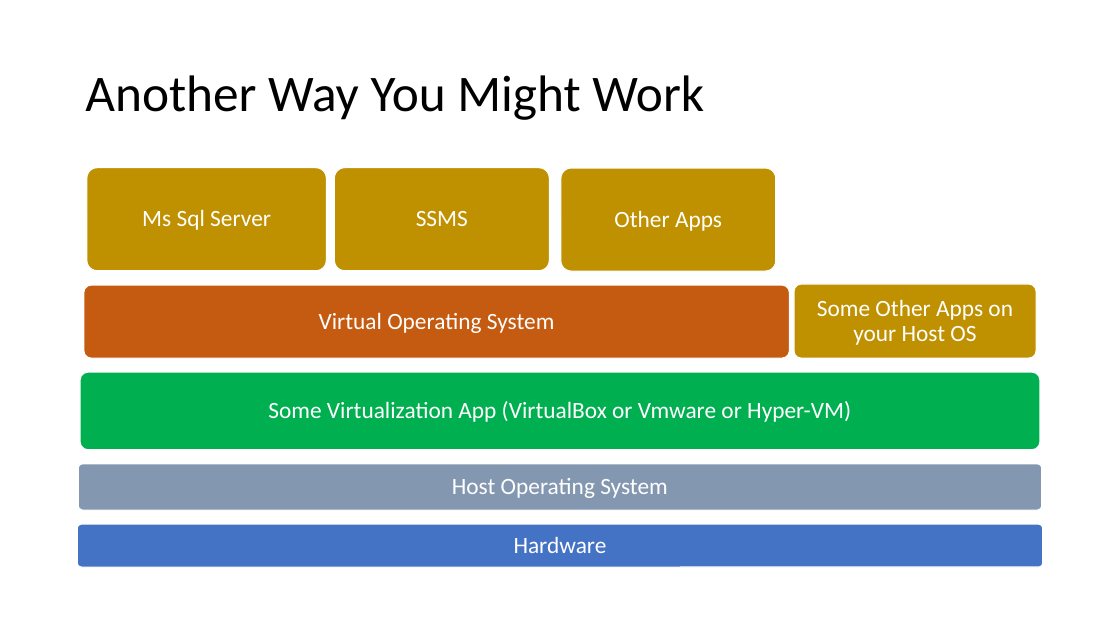
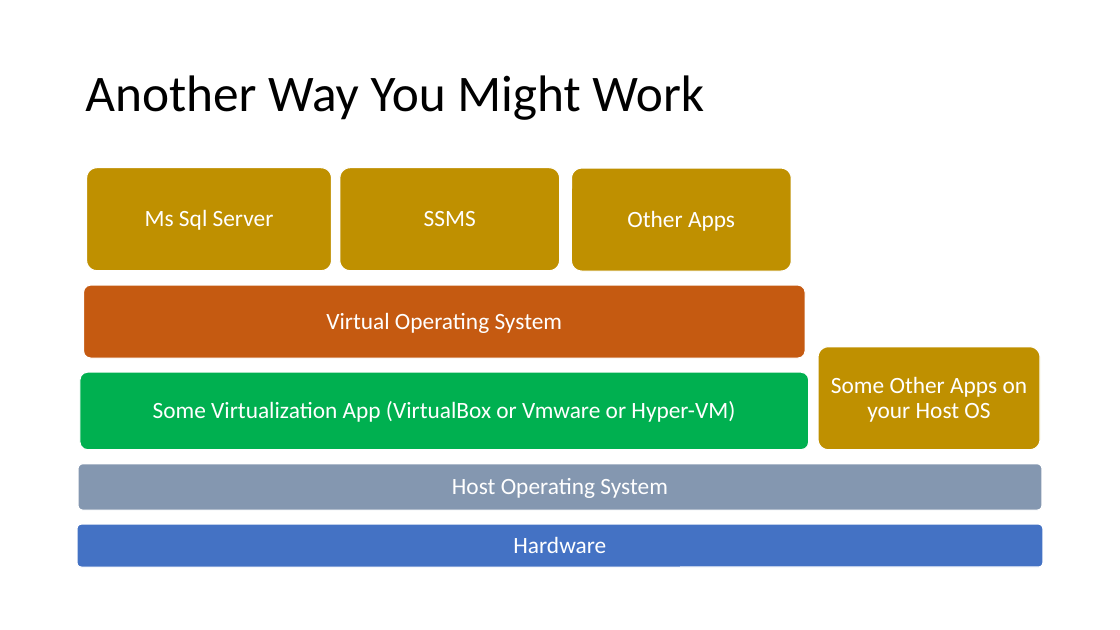
Before and after one commit to chlsmith/sql-on-docker, a slide deck: slide 6 of sql-on-docker.pptx (slide 7 before the commit). Drawn at 1120x630 pixels with LibreOffice and Linux fonts; fonts in the diff are those of the drawing. Boxes give left, top, right and bottom in pixels: in the first picture for what was removed or moved away, otherwise in the second. Text is boxed around its words. In the diff, an @@ line names an element or a change of style, - is before the commit and + after.

Commit message:
updated ppt

```diff
--- a/sql-on-docker.pptx
+++ b/sql-on-docker.pptx
@@ rounded rectangle: place and size @@
-rounded rectangle at bbox=[87, 168, 326, 271]
+rounded rectangle at bbox=[87, 168, 332, 271]
@@ rounded rectangle: place and size @@
-rounded rectangle at bbox=[334, 168, 549, 271]
+rounded rectangle at bbox=[340, 168, 560, 271]
@@ text "SSMS": place and size @@
-text "SSMS" at bbox=[416, 211, 468, 226]
+text "SSMS" at bbox=[424, 211, 476, 226]
@@ rounded rectangle: place and size @@
-rounded rectangle at bbox=[561, 168, 776, 271]
+rounded rectangle at bbox=[571, 168, 791, 271]
@@ text "Other Apps": place and size @@
-text "Other Apps" at bbox=[614, 210, 722, 231]
+text "Other Apps" at bbox=[627, 210, 735, 231]
@@ rounded rectangle: place and size @@
-rounded rectangle at bbox=[84, 285, 790, 358]
+rounded rectangle at bbox=[83, 285, 805, 358]
@@ text "Virtual Operating System": place and size @@
-text "Virtual Operating System" at bbox=[319, 312, 555, 333]
+text "Virtual Operating System" at bbox=[326, 312, 563, 333]
@@ rounded rectangle: place and size @@
-rounded rectangle at bbox=[794, 284, 1036, 358]
+rounded rectangle at bbox=[818, 347, 1040, 450]
@@ text "Some Other Apps on your ...": place and size @@
-text "Some Other Apps on your ..." at bbox=[817, 299, 1013, 345]
+text "Some Other Apps on your ..." at bbox=[831, 376, 1028, 422]
@@ rounded rectangle: place and size @@
-rounded rectangle at bbox=[80, 372, 1040, 450]
+rounded rectangle at bbox=[80, 372, 809, 450]
@@ text "Some Virtualization App (VirtualBox or ...": place and size @@
-text "Some Virtualization App (VirtualBox or ..." at bbox=[268, 401, 851, 422]
+text "Some Virtualization App (VirtualBox or ..." at bbox=[153, 401, 735, 422]
```
Also in this commit, not shown: 2 other slides changed, 2 slides added.
